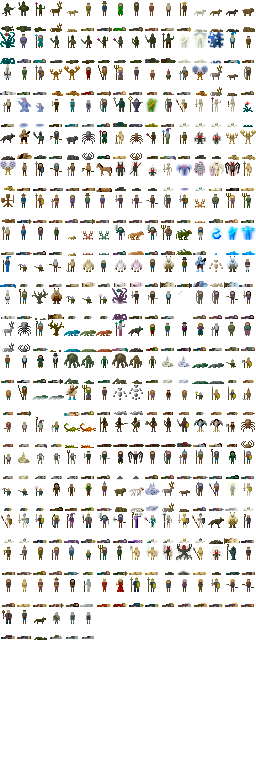
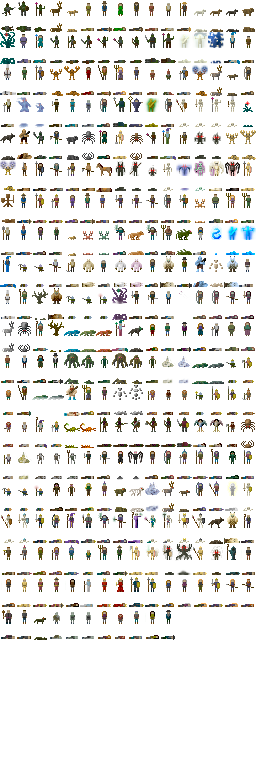
Before/after of a 256px x 768px layered artwork. What changed in the layer stack:
painted on "Background" over (x1=98, y1=610, x2=175, y2=640)
